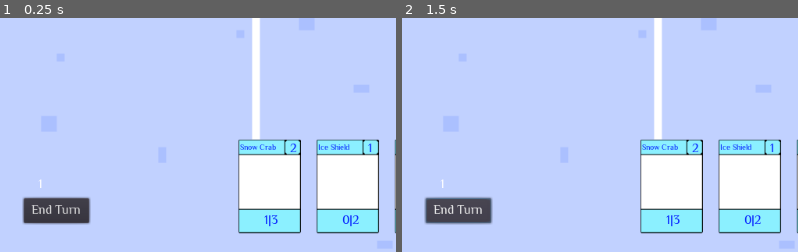
Above: before the commit, frames 1-2 (left to right).
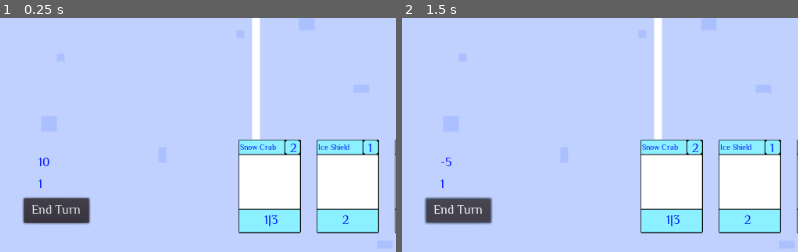
Above: after the commit, the same moments.

Repository: the-alex-g/Frost
Game: Godot game, scene res://Battlefield/Main.tscn
Two runs of this game, one before a commit and one after it. Both use one fixed random seed, a clock stepped at 60 frames per second and the inputs below.
Inputs:
- Up to frame 1 (0.25 s): no input
- Up to frame 2 (1.5 s): click "End Turn" at 0.5 s; click "End Turn" at 1.25 s
The pictures show only the part of the screen within x 6-56%, y 50-100%; the shares and areas given below are measured in that part.

The runs differ from the first frame. In frame 1, 0.2% of the frame differs, in the area x 9-91%, y 59-90%; in frame 2, 0.2%.

Commit message:
get damage for player working

Diff:
--- a/Project/Battlefield/Battlefield.gd
+++ b/Project/Battlefield/Battlefield.gd
@@ -8,6 +8,8 @@
 onready var enemy3 = $EnemyCard3
 var lastpressed:int = 0
 signal pressed
+signal damage_done_to_player(damage)
+signal damage_done_to_enemy(damage)
 
 func _on_CardOnField_selected():
 	emit_pressed(1)
@@ -61,3 +63,9 @@
 		card3.reset()
 	if enemy3.health <= 0:
 		enemy3.reset()
+	var enemydamage = (card1.damage+card2.damage+card3.damage)-(enemy1.health+enemy2.health+enemy3.health)
+	if enemydamage > 0:
+		emit_signal("damage_done_to_enemy", enemydamage)
+	var playerdamage = (enemy1.damage+enemy2.damage+enemy3.damage)-(card1.health+card2.health+card3.health)
+	if playerdamage > 0:
+		emit_signal("damage_done_to_player", playerdamage)
--- a/Project/Battlefield/Cards/CardOnField.gd
+++ b/Project/Battlefield/Cards/CardOnField.gd
@@ -16,9 +16,14 @@
 	$Sprite.show()
 	nametext.text = cardname
 	costtext.text = str(cost)
-	statstext.text = str(damage)
+	if damage != 0:
+		statstext.text = str(damage)
+	else:
+		statstext.text = ""
+	if health != 0 and damage != 0:
+		statstext.text += "|"
 	if health != 0:
-		statstext.text += "|"+str(health)
+		statstext.text += str(health)
 
 func _on_Area2D_input_event(_viewport, event, _shape_idx):
 	if event.is_pressed() and event.button_index == BUTTON_LEFT:
--- a/Project/Battlefield/Cards/EnemyCard.gd
+++ b/Project/Battlefield/Cards/EnemyCard.gd
@@ -4,8 +4,8 @@
 onready var costtext:Label = $Sprite/Cost
 onready var statstext:Label = $Sprite/Stats
 var cardname:String = ""
-var damage:int = 0
-var health:int = 0
+var damage:int = 5
+var health:int = 5
 var cost:int = 0
 signal selected
 
@@ -16,9 +16,14 @@
 	$Sprite.show()
 	nametext.text = cardname
 	costtext.text = str(cost)
-	statstext.text = str(damage)
+	if damage != 0:
+		statstext.text = str(damage)
+	else:
+		statstext.text = ""
+	if health != 0 and damage != 0:
+		statstext.text += "|"
 	if health != 0:
-		statstext.text += "|"+str(health)
+		statstext.text += str(health)
 
 func reset():
 	cardname = ""
--- a/Project/Battlefield/Main.gd
+++ b/Project/Battlefield/Main.gd
@@ -4,6 +4,7 @@
 var index:int = -1
 var phase:String = "Play"
 signal selected_card(card)
+signal damage_done_to_player(damage)
 signal used(index)
 signal attack
 
@@ -23,3 +24,6 @@
 		emit_signal("attack")
 	elif phase == "Attack":
 		phase = "Enemy"
+
+func _on_Battlefield_damage_done_to_player(damage):
+	emit_signal("damage_done_to_player", damage)
--- a/Project/Battlefield/Main.tscn
+++ b/Project/Battlefield/Main.tscn
@@ -10,10 +10,12 @@
 [node name="Battlefield" parent="." instance=ExtResource( 3 )]
 
 [node name="Player" parent="." instance=ExtResource( 2 )]
+[connection signal="attack" from="." to="Player" method="_on_Main_attack"]
 [connection signal="attack" from="." to="Battlefield" method="_on_Main_attack"]
-[connection signal="attack" from="." to="Player" method="_on_Main_attack"]
+[connection signal="damage_done_to_player" from="." to="Player" method="_on_Main_damage_done_to_player"]
 [connection signal="selected_card" from="." to="Battlefield" method="_on_Main_selected_card"]
 [connection signal="used" from="." to="Player" method="_on_Main_used"]
+[connection signal="damage_done_to_player" from="Battlefield" to="." method="_on_Battlefield_damage_done_to_player"]
 [connection signal="pressed" from="Battlefield" to="." method="_on_Battlefield_pressed"]
 [connection signal="next_pressed" from="Player" to="." method="_on_Player_next_pressed"]
 [connection signal="selected" from="Player" to="." method="_on_Player_selected"]
--- a/Project/Player/Cards/Card.gd
+++ b/Project/Player/Cards/Card.gd
@@ -14,9 +14,14 @@
 func _ready():
 	nametext.text = cardname
 	costtext.text = str(cost)
-	statstext.text = str(damage)
+	if damage != 0:
+		statstext.text = str(damage)
+	else:
+		statstext.text = ""
+	if health != 0 and damage != 0:
+		statstext.text += "|"
 	if health != 0:
-		statstext.text += "|"+str(health)
+		statstext.text += str(health)
 
 func _on_Area2D_input_event(_viewport, event, _shape_idx):
 	if event.is_pressed() and event.button_index == BUTTON_LEFT:
--- a/Project/Player/Player.gd
+++ b/Project/Player/Player.gd
@@ -2,10 +2,12 @@
 
 onready var hand = $HBoxContainer
 onready var manatext:Label = $Label
+onready var healthtext:Label = $Health
 var cards:PackedScene = preload("res://Player/Cards/Card.tscn")
 var decksize:int = -1
 var type
 var playphase:bool = true
+var health:int = 10
 var handspace:Vector2 = Vector2(0,0)
 var cards_in_hand:Array = []
 var turn:int = 1
@@ -52,6 +54,10 @@
 		handspace.x += 100
 		hand.add_child(card)
 
+func _process(delta):
+	healthtext.text = str(health)
+	manatext.text = str(mana)
+
 func selected(index):
 	if mana >= cards_in_hand[index]["cost"] and playphase:
 		emit_signal("selected", cards_in_hand[index], index)
@@ -75,3 +81,6 @@
 
 func _on_Main_attack():
 	playphase = false
+
+func _on_Main_damage_done_to_player(damage):
+	health -= damage
--- a/Project/Player/Player.tscn
+++ b/Project/Player/Player.tscn
@@ -10,6 +10,7 @@
 position = Vector2( 407.775, 515.669 )
 
 [node name="Label" type="Label" parent="."]
+modulate = Color( 0, 0.0901961, 1, 1 )
 margin_left = 112.171
 margin_top = 501.045
 margin_right = 152.171
@@ -20,11 +21,23 @@
 "_edit_use_anchors_": false
 }
 
+[node name="Health" type="Label" parent="."]
+modulate = Color( 0, 0.0901961, 1, 1 )
+margin_left = 111.514
+margin_top = 472.639
+margin_right = 152.514
+margin_bottom = 498.639
+custom_fonts/font = ExtResource( 2 )
+text = "health"
+__meta__ = {
+"_edit_use_anchors_": false
+}
+
 [node name="Button" type="Button" parent="."]
 margin_left = 92.9828
 margin_top = 530.683
 margin_right = 176.983
-margin_bottom = 550.683
+margin_bottom = 562.683
 custom_fonts/font = ExtResource( 2 )
 text = "End Turn"
 __meta__ = {
